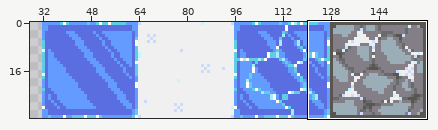
Pixel-art file: art/tiles.aseprite. The first picture is a wide view before the edit; the outline marks the close-up.
Close-up. Before the edit:
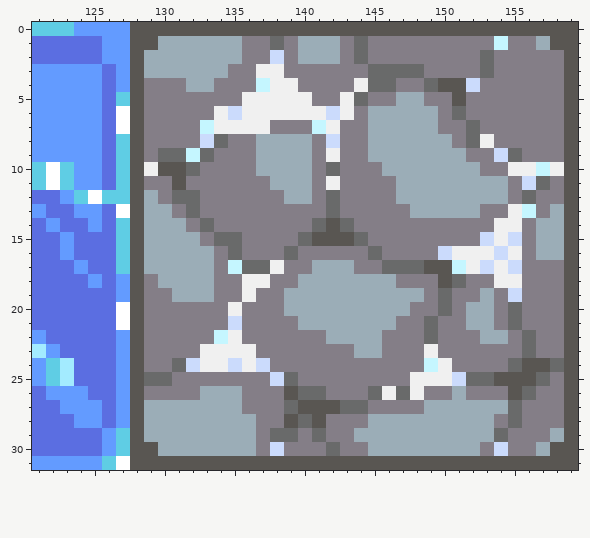
160x32 pixels, 1 frame. Shown: x 121..159, y 0..31. The wide view leaves out empty margins.
The same view after the edit:
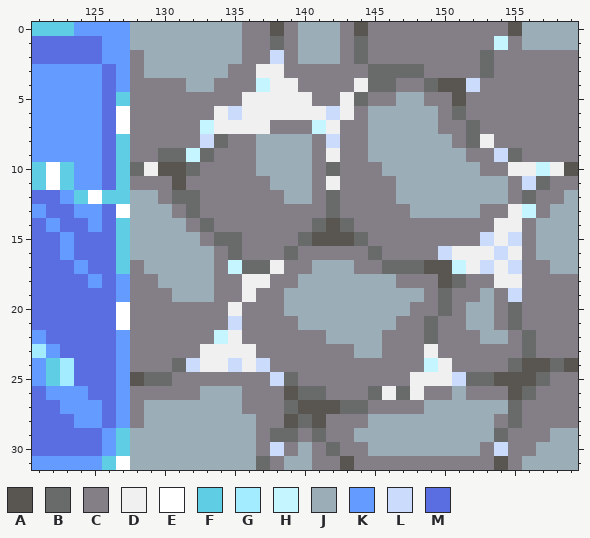
Palette (. is transparent): A #595652  B #696a6a  C #847e87  D #f0f0f0  E #ffffff  F #5fcde4  G #a3ebff  H #c5f6ff  J #9badb7  K #639bff  L #cbdbfc  M #5b6ee1
Changes in this commit:
--- layer "Layer 1"
@@ x 121..159 @@
- 0 FFFKKKKAAAAAAAAAAAAAAAAAAAAAAAAAAAAAAAA
- 1 MMMMMKKAAJJJJJJCCBCJJJCBCCCCCCCCCHCCJAA
- 2 MMMMMKKAJJJJJJJCCLCJJJCBCCCCCCCCBCCCCCA
- 3 KKKKKMKAJJJJJJCCDDCCCCCCBBBBCCCCBCCCCCA
- 4 KKKKKMKACCCJJCCCHDDCCCCDBBCCBAALCCCCCCA
- 5 KKKKKMFACCCCCCCDDDDDCCDBCCJJCCACCCCCCCA
- 6 KKKKKMEACCCCCDLDDDDDDLDCJJJJJCBCCCCCCCA
- 7 KKKKKMEACCCCHDDDDCCCHDCCJJJJJCCBCCCCCCA
- 8 KKKKKMFACCCCLBCCJJJJCLCCJJJJJJCBDCCCCCA
- 9 KKKKKMFACBBHBCCCJJJJCDCCJJJJJJJCCLBCCCA
-10 FEFKKMFADAABCCCCJJJJCBCCCJJJJJJJCCDDHDA
-11 FEFKKMFACCACCCCCCJJJCDCCCCJJJJJJJJCLBCA
-12 MMKFEFFAJCBBCCCCCCJJCBCCCCJJJJJJJJCBCCA
-13 KMMKKMEAJJCBCCCCCCCCCBCCCCCJJJJJCCDHCJA
-14 MKMMKMFAJJJCBCCCCCCCBABCCCCCCCCCCDDCJJA
-15 MMKMMMFAJJJJCBBCCCCBAAABCCCCCCCCLDLCJJA
-16 MMKMMMFAJJJJJCBCCCBCCCCCBCCCCLDDDLDCJJA
-17 MMMKMMFAJJJJJCHBBDCCJJJCCBBBAAHDLDLCCCA
-18 MMMMKMKACJJJJCCDDCCJJJJJJJCCCABCCDDCCCA
-19 MMMMMMKACCJJJCCDCCJJJJJJJJJJCBCCJCLCCCA
-20 MMMMMMEACCCCCCDCCCJJJJJJJJJCCBCJJCBCCCA
-21 MMMMMMEACCCCCCLCCCCJJJJJJJCCBCCJJCBCCCA
-22 KMMMMMKACCCCCHDCCCCCCJJJJCCCBCCCJJCBCCA
-23 GKMMMMKACCCCDDDDCCCCCCCJJCCCDCCCCCCBCCA
-24 KFGMMMKACCBLDDLDLCCCCCCCCCCCHDCCCCBAABA
-25 KFGMMMKABBCCCCCCCLBCCCCCCCCDDDLBBAAABCA
-26 MKKKMMKACCCCJJJCCCABBCCCBDBDCCJCCCABCCA
-27 MMKKKMKAJJJJJJJCCCBAAABBCCCCJJJJJJBCCCA
-28 MMMKKMKAJJJJJJJJCCABACCCJJJJJJJJJCBCCCA
-29 MMMMMKFAJJJJJJJJCBBCBCCJJJJJJJJJJBCCCJA
-30 MMMMMKFAAJJJJJJJCLCCCBCCJJJJJJJJCLCCJAA
-31 KKKKKFEAAAAAAAAAAAAAAAAAAAAAAAAAAAAAAAA
+ 0 FFFKKKKJJJJJJJJCCACJJJCACCCCCCCCCCAJJJJ
+ 1 MMMMMKKJJJJJJJJCCBCJJJCBCCCCCCCCCHCJJJJ
+ 2 MMMMMKKCJJJJJJJCCLCJJJCBCCCCCCCCBCCCCCC
+ 3 KKKKKMKCJJJJJJCCDDCCCCCCBBBBCCCCBCCCCCC
+ 4 KKKKKMKCCCCJJCCCHDDCCCCDBBCCBAALCCCCCCC
+ 5 KKKKKMFCCCCCCCCDDDDDCCDBCCJJCCACCCCCCCC
+ 6 KKKKKMECCCCCCDLDDDDDDLDCJJJJJCBCCCCCCCC
+ 7 KKKKKMECCCCCHDDDDCCCHDCCJJJJJCCBCCCCCCC
+ 8 KKKKKMFCCCCCLBCCJJJJCLCCJJJJJJCBDCCCCCC
+ 9 KKKKKMFCCBBHBCCCJJJJCDCCJJJJJJJCCLBCCCC
+10 FEFKKMFBDAABCCCCJJJJCBCCCJJJJJJJCCDDHDA
+11 FEFKKMFCCCACCCCCCJJJCDCCCCJJJJJJJJCLBCC
+12 MMKFEFFJJCBBCCCCCCJJCBCCCCJJJJJJJJCBCCJ
+13 KMMKKMEJJJCBCCCCCCCCCBCCCCCJJJJJCCDHCJJ
+14 MKMMKMFJJJJCBCCCCCCCBABCCCCCCCCCCDDCJJJ
+15 MMKMMMFJJJJJCBBCCCCBAAABCCCCCCCCLDLCJJJ
+16 MMKMMMFJJJJJJCBCCCBCCCCCBCCCCLDDDLDCJJJ
+17 MMMKMMFCJJJJJCHBBDCCJJJCCBBBAAHDLDLCCJJ
+18 MMMMKMKCCJJJJCCDDCCJJJJJJJCCCABCCDDCCCC
+19 MMMMMMKCCCJJJCCDCCJJJJJJJJJJCBCCJCLCCCC
+20 MMMMMMECCCCCCCDCCCJJJJJJJJJCCBCJJCBCCCC
+21 MMMMMMECCCCCCCLCCCCJJJJJJJCCBCCJJCBCCCC
+22 KMMMMMKCCCCCCHDCCCCCCJJJJCCCBCCCJJCBCCC
+23 GKMMMMKCCCCCDDDDCCCCCCCJJCCCDCCCCCCBCCC
+24 KFGMMMKCCCBLDDLDLCCCCCCCCCCCHDCCCCBAABA
+25 KFGMMMKABBCCCCCCCLBCCCCCCCCDDDLBBAAABCC
+26 MKKKMMKCCCCCJJJCCCABBCCCBDBDCCJCCCABCCC
+27 MMKKKMKCJJJJJJJCCCBAAABBCCCCJJJJJJBCCCC
+28 MMMKKMKCJJJJJJJJCCABACCCJJJJJJJJJCBCCCC
+29 MMMMMKFJJJJJJJJJCBBCBCCJJJJJJJJJJBCCCJJ
+30 MMMMMKFJJJJJJJJJCLCJCBCCJJJJJJJJCLCCJJJ
+31 KKKKKFEJJJJJJJJJBCJJCCACCCCCCCCCCACJJJJ
Where, in picture pixels (left, top, right, bottom), the same in both close-ups:
changed: (130, 22, 578, 470)
